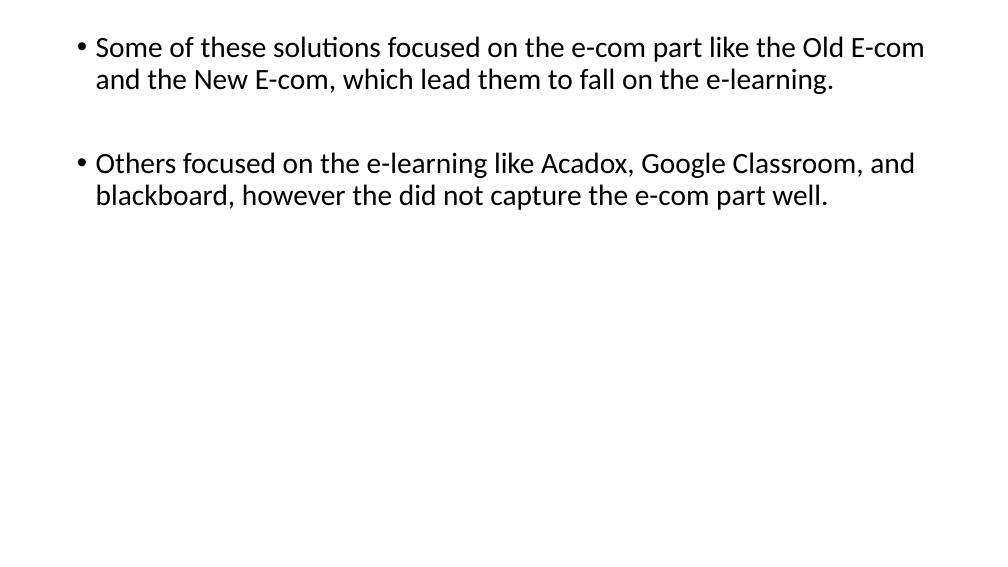
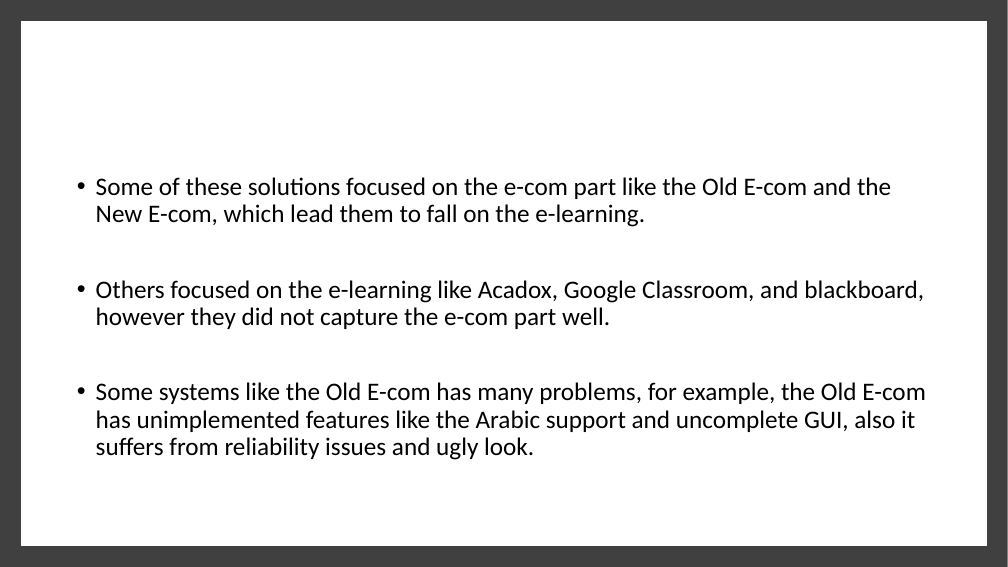
Before and after one commit to mounirsabry/Better_Ecom_GP, a slide deck: slide 6 of Discussions/Midyear_Discussion/presentation.pptx. Drawn at 1008x567 pixels with LibreOffice and Linux fonts; fonts in the diff are those of the drawing. Boxes give left, top, right and bottom in pixels: in the first picture for what was removed or moved away, otherwise in the second. Text is boxed around its words. In the diff, an @@ line names an element or a change of style, - is before the commit and + after.

```diff
--- a/Discussions/Midyear_Discussion/presentation.pptx
+++ b/Discussions/Midyear_Discussion/presentation.pptx
@@ rectangle added at (0, 0, 1008, 567), fill #404040 @@
@@ rectangle added at (26, 26, 982, 541), fill #FFFFFF, outline #FFFFFF 10 pt @@
@@ text "Some of these solutions focused ...": place and size @@
-text "Some of these solutions focused ..." at (96, 36, 925, 210)
+text "Some of these solutions focused ..." at (96, 177, 926, 460)
@@ text at (96, 177, 891, 227): size 28 to 24 pt in "Some of these solutions focused on the ..." @@
@@ text at (96, 280, 926, 460): text changed; size 28 to 24 pt @@
-• Others focused on the e-learning like Acadox, Google Classroom, and blackboard, however the did not capture the e-com part well.
+• Others focused on the e-learning like Acadox, Google Classroom, and blackboard, however they did not capture the e-com part well.
+• Some systems like the Old E-com has many problems, for example, the Old E-com has unimplemented features like the Arabic support and uncomplete GUI, also it suffers from reliability issues and ugly look.
```
Also in this commit, not shown: 9 other slides changed, 3 slides added, 2 slides removed, 2 other files.
